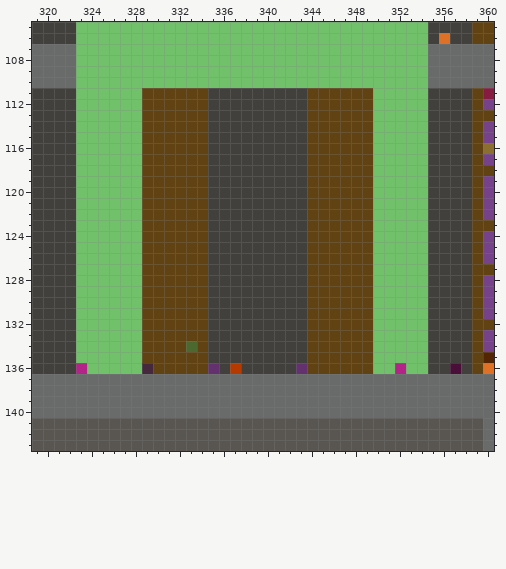
One commit to this pixel-art file: Assets/Maps/Archive.aseprite. This is how it looked before the edit.
644x241 pixels, 1 frame. Colours within 5 levels of each other are drawn and written as one. Shown: x 319..360, y 105..143.
Once edited:
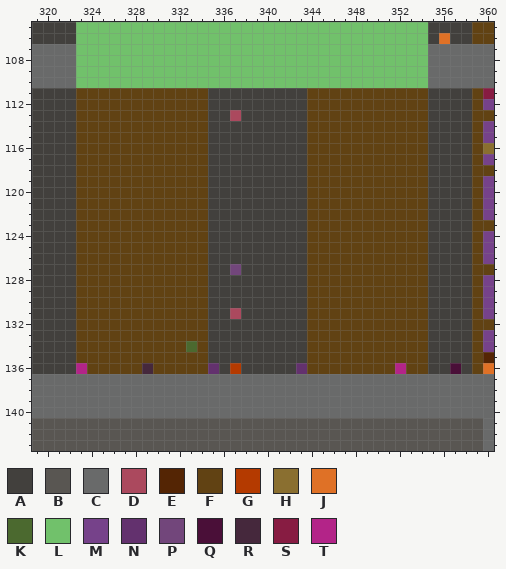
Palette (. is transparent): A #42403d  B #595652  C #696a6a  D #ab495e  E #542504  F #614213  G #b43a00  H #8a6f30  J #df7126  K #4b692f  L #71c16b  M #76428a  N #63316e  P #72467b  Q #4a0f38  R #45283c  S #871c42  T #b32488
Changes in this commit:
--- layers "Objects", "Walls"
@@ x 319..360 @@
 110 CCCCLLLLLLLLLLLLLLLLLLLLLLLLLLLLLLLLCCCCCC
-111 AAAALLLLLLFFFFFFAAAAAAAAAFFFFFFLLLLLAAAAFS
-112 AAAALLLLLLFFFFFFAAAAAAAAAFFFFFFLLLLLAAAAFM
-113 AAAALLLLLLFFFFFFAAAAAAAAAFFFFFFLLLLLAAAAFF
-114 AAAALLLLLLFFFFFFAAAAAAAAAFFFFFFLLLLLAAAAFM
-115 AAAALLLLLLFFFFFFAAAAAAAAAFFFFFFLLLLLAAAAFM
-116 AAAALLLLLLFFFFFFAAAAAAAAAFFFFFFLLLLLAAAAFH
-117 AAAALLLLLLFFFFFFAAAAAAAAAFFFFFFLLLLLAAAAFM
-118 AAAALLLLLLFFFFFFAAAAAAAAAFFFFFFLLLLLAAAAFF
-119 AAAALLLLLLFFFFFFAAAAAAAAAFFFFFFLLLLLAAAAFM
-120 AAAALLLLLLFFFFFFAAAAAAAAAFFFFFFLLLLLAAAAFM
-121 AAAALLLLLLFFFFFFAAAAAAAAAFFFFFFLLLLLAAAAFM
-122 AAAALLLLLLFFFFFFAAAAAAAAAFFFFFFLLLLLAAAAFM
-123 AAAALLLLLLFFFFFFAAAAAAAAAFFFFFFLLLLLAAAAFF
-124 AAAALLLLLLFFFFFFAAAAAAAAAFFFFFFLLLLLAAAAFM
-125 AAAALLLLLLFFFFFFAAAAAAAAAFFFFFFLLLLLAAAAFM
-126 AAAALLLLLLFFFFFFAAAAAAAAAFFFFFFLLLLLAAAAFM
-127 AAAALLLLLLFFFFFFAAAAAAAAAFFFFFFLLLLLAAAAFF
-128 AAAALLLLLLFFFFFFAAAAAAAAAFFFFFFLLLLLAAAAFM
-129 AAAALLLLLLFFFFFFAAAAAAAAAFFFFFFLLLLLAAAAFM
-130 AAAALLLLLLFFFFFFAAAAAAAAAFFFFFFLLLLLAAAAFM
-131 AAAALLLLLLFFFFFFAAAAAAAAAFFFFFFLLLLLAAAAFM
-132 AAAALLLLLLFFFFFFAAAAAAAAAFFFFFFLLLLLAAAAFF
-133 AAAALLLLLLFFFFFFAAAAAAAAAFFFFFFLLLLLAAAAFM
-134 AAAALLLLLLFFFFKFAAAAAAAAAFFFFFFLLLLLAAAAFM
-135 AAAALLLLLLFFFFFFAAAAAAAAAFFFFFFLLLLLAAAAFE
-136 AAAATLLLLLRFFFFFNAGAAAAANFFFFFFLLTLLAAQAFJ
+111 AAAAFFFFFFFFFFFFAAAAAAAAAFFFFFFFFFFFAAAAFS
+112 AAAAFFFFFFFFFFFFAAAAAAAAAFFFFFFFFFFFAAAAFM
+113 AAAAFFFFFFFFFFFFAADAAAAAAFFFFFFFFFFFAAAAFF
+114 AAAAFFFFFFFFFFFFAAAAAAAAAFFFFFFFFFFFAAAAFM
+115 AAAAFFFFFFFFFFFFAAAAAAAAAFFFFFFFFFFFAAAAFM
+116 AAAAFFFFFFFFFFFFAAAAAAAAAFFFFFFFFFFFAAAAFH
+117 AAAAFFFFFFFFFFFFAAAAAAAAAFFFFFFFFFFFAAAAFM
+118 AAAAFFFFFFFFFFFFAAAAAAAAAFFFFFFFFFFFAAAAFF
+119 AAAAFFFFFFFFFFFFAAAAAAAAAFFFFFFFFFFFAAAAFM
+120 AAAAFFFFFFFFFFFFAAAAAAAAAFFFFFFFFFFFAAAAFM
+121 AAAAFFFFFFFFFFFFAAAAAAAAAFFFFFFFFFFFAAAAFM
+122 AAAAFFFFFFFFFFFFAAAAAAAAAFFFFFFFFFFFAAAAFM
+123 AAAAFFFFFFFFFFFFAAAAAAAAAFFFFFFFFFFFAAAAFF
+124 AAAAFFFFFFFFFFFFAAAAAAAAAFFFFFFFFFFFAAAAFM
+125 AAAAFFFFFFFFFFFFAAAAAAAAAFFFFFFFFFFFAAAAFM
+126 AAAAFFFFFFFFFFFFAAAAAAAAAFFFFFFFFFFFAAAAFM
+127 AAAAFFFFFFFFFFFFAAPAAAAAAFFFFFFFFFFFAAAAFF
+128 AAAAFFFFFFFFFFFFAAAAAAAAAFFFFFFFFFFFAAAAFM
+129 AAAAFFFFFFFFFFFFAAAAAAAAAFFFFFFFFFFFAAAAFM
+130 AAAAFFFFFFFFFFFFAAAAAAAAAFFFFFFFFFFFAAAAFM
+131 AAAAFFFFFFFFFFFFAADAAAAAAFFFFFFFFFFFAAAAFM
+132 AAAAFFFFFFFFFFFFAAAAAAAAAFFFFFFFFFFFAAAAFF
+133 AAAAFFFFFFFFFFFFAAAAAAAAAFFFFFFFFFFFAAAAFM
+134 AAAAFFFFFFFFFFKFAAAAAAAAAFFFFFFFFFFFAAAAFM
+135 AAAAFFFFFFFFFFFFAAAAAAAAAFFFFFFFFFFFAAAAFE
+136 AAAATFFFFFRFFFFFNAGAAAAANFFFFFFFFTFFAAQAFJ
 137 CCCCCCCCCCCCCCCCCCCCCCCCCCCCCCCCCCCCCCCCCC
Changed places in both pictures, as pixel boxes (x1, y1, x2, y2):
changed: (76, 88, 142, 374)
changed: (373, 88, 428, 374)
changed: (230, 110, 241, 121)
changed: (230, 264, 241, 319)
